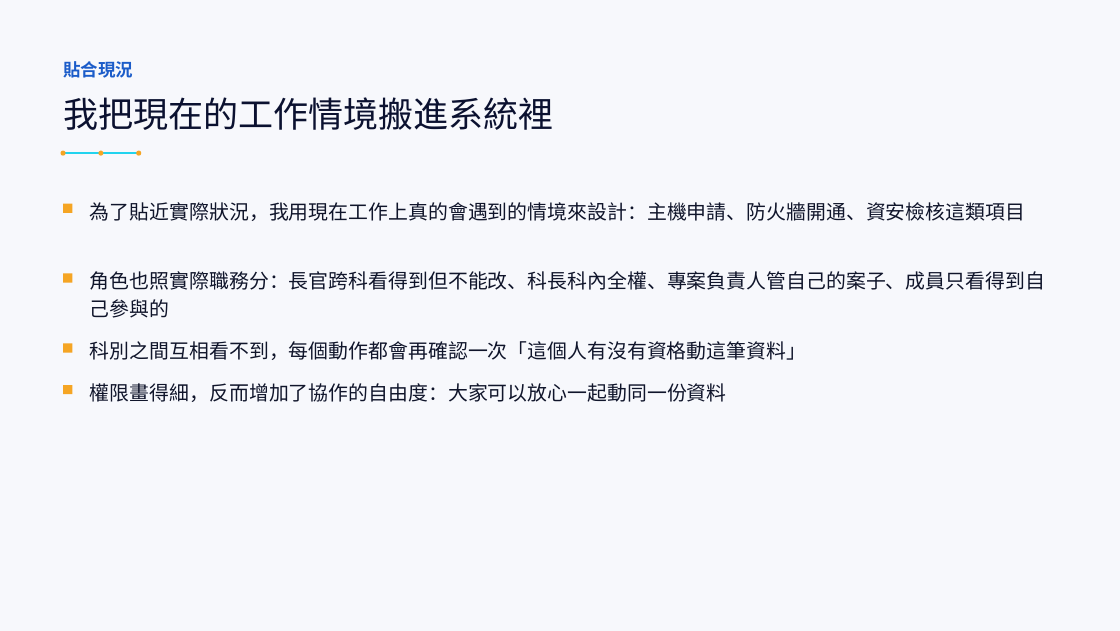
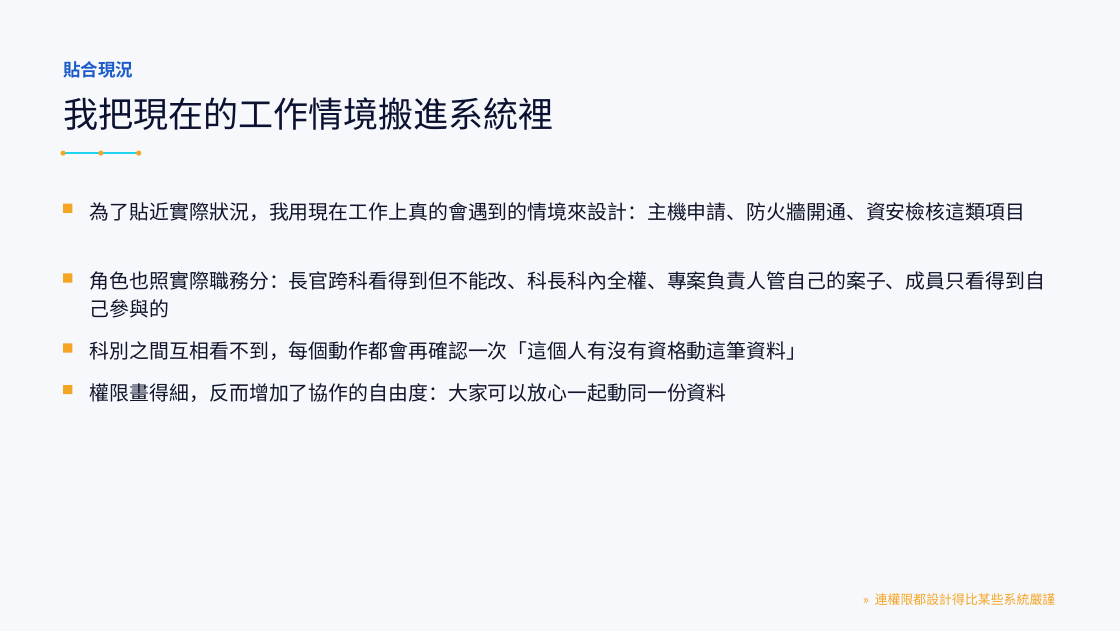
Before and after one commit to LinGaOscar/Spring-MissionBoard, a slide deck: slide 22 of docs/專案介紹.pptx. Drawn at 1120x631 pixels with LibreOffice and Linux fonts; fonts in the diff are those of the drawing. Boxes give left, top, right and bottom in pixels: in the first picture for what was removed or moved away, otherwise in the second. Text is boxed around its words. In the diff, an @@ line names an element or a change of style, - is before the commit and + after.

```diff
--- a/docs/專案介紹.pptx
+++ b/docs/專案介紹.pptx
@@ text added at (875,593,1055,605), 11 pt, text #F5A524 @@
+» 連權限都設計得比某些系統嚴謹
```
Also in this commit, not shown: 26 other slides changed.
